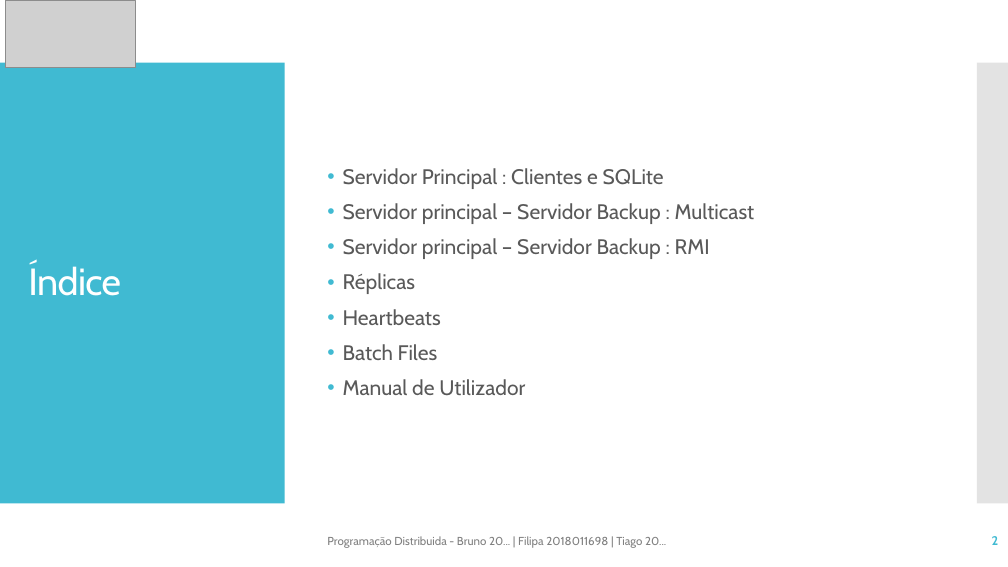
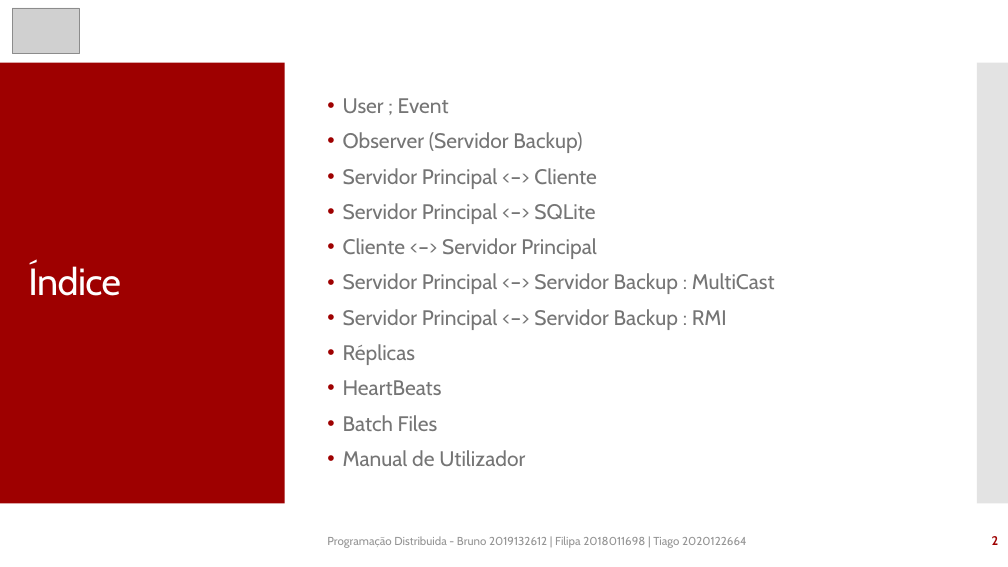
Before and after one commit to tfig-dev/eventsManager_PD, a slide deck: slide 2 of Trabalho_Pratico_Meta_1.pptx. Drawn at 1008x567 pixels with LibreOffice and Linux fonts; fonts in the diff are those of the drawing; grey boxes stand for pictures. Boxes give left, top, right and bottom in pixels: in the first picture for what was removed or moved away, otherwise in the second. Text is boxed around its words. In the diff, an @@ line names an element or a change of style, - is before the commit and + after.

```diff
--- a/Trabalho_Pratico_Meta_1.pptx
+++ b/Trabalho_Pratico_Meta_1.pptx
@@ picture removed at box(6, 0, 136, 68) @@
@@ picture added at box(12, 8, 79, 53) @@
@@ rectangle at box(0, 63, 285, 504): fill #40BAD2 to #9E0000 @@
@@ text at box(343, 98, 775, 330): text changed; text colour #595959 to #757575 @@
-• Servidor Principal : Clientes e SQLite
-• Servidor principal – Servidor Backup : Multicast
-• Servidor principal – Servidor Backup : RMI
+• User ; Event
+• Observer (Servidor Backup)
+• Servidor Principal <–> Cliente
+• Servidor Principal <–> SQLite
+• Cliente <–> Servidor Principal
+• Servidor Principal <–> Servidor Backup : MultiCast
+• Servidor Principal <–> Servidor Backup : RMI
@@ text at box(343, 344, 525, 466): text colour #595959 to #757575 in "Réplicas", "Batch Files", "Manual de Utilizador"; bullet colour #40BAD2 to #9E0000 @@
@@ text at box(343, 380, 442, 395): text changed; text colour #595959 to #757575 @@
-• Heartbeats
+• HeartBeats
@@ text at box(327, 536, 747, 548): text changed; text colour #808080 to #949494 @@
-Programação Distribuida - Bruno 20... | Filipa 2018011698 | Tiago 20...
+Programação Distribuida - Bruno 2019132612 | Filipa 2018011698 | Tiago 2020122664
@@ page number at box(992, 536, 999, 545): text colour #40BAD2 to #9E0000 @@
```
Also in this commit, not shown: 8 other slides changed, 13 slides added, 1 other file.
